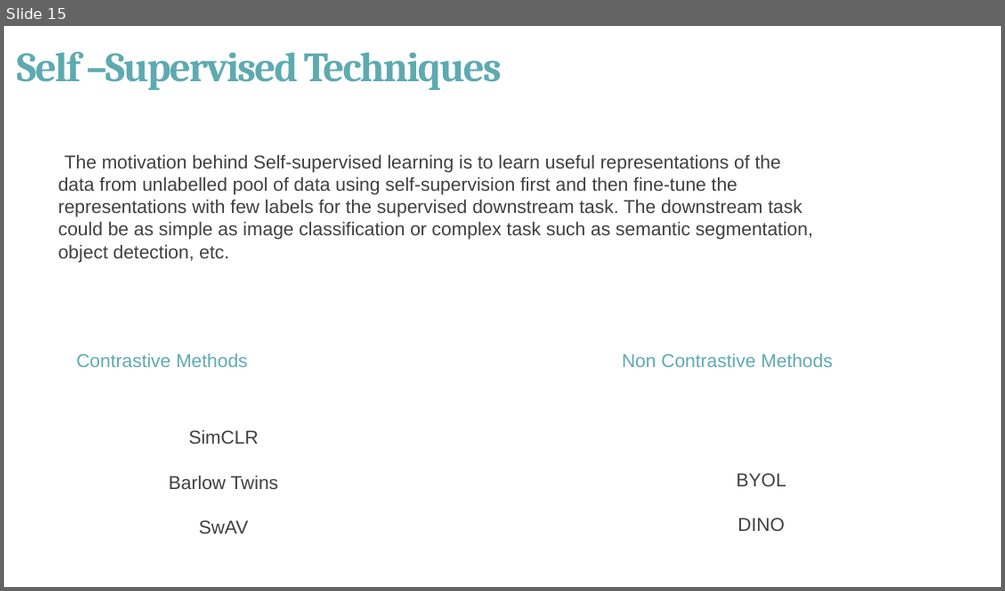
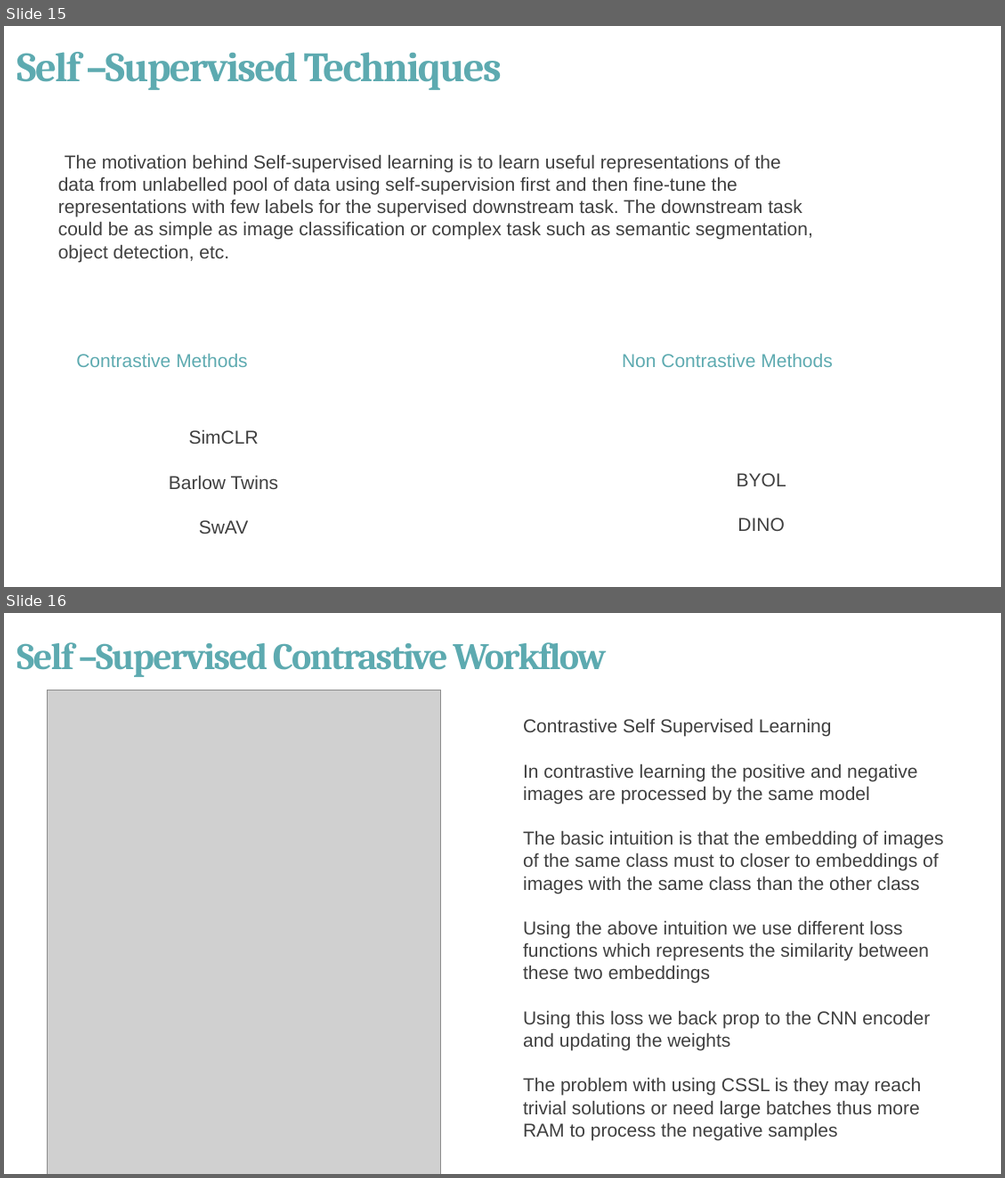
Before and after one commit to Dineswar11/dretino, a slide deck: Mini_Project_.pptx. Shown one above the other, each under a label of ours: slide 15 before the commit, slides 15 and 16 after it. The pictures are 1005x591 and 1005x1178 pixels, drawn with LibreOffice and Linux fonts; fonts in the diff are those of the drawing; grey boxes stand for pictures. Boxes give left, top, right and bottom in pixels: in the first picture for what was removed or moved away, otherwise in the second. Text is boxed around its words. In the diff, an @@ line names an element or a change of style, - is before the commit and + after.

```diff
--- a/Mini_Project_.pptx
+++ b/Mini_Project_.pptx
@@ slide 16 added at box(4, 613, 1001, 1174), background #FFFFFF @@
@@ title added at box(16, 642, 606, 677), 36 pt, text #5DAAB0, bold @@
+Self –Supervised Contrastive Workflow
@@ picture added at box(48, 690, 441, 1174) @@
@@ text added at box(523, 718, 944, 1140), 18 pt, text #3F3F3F @@
+Contrastive Self Supervised Learning
+In contrastive learning the positive and negative images are processed by the same model
+The basic intuition is that the embedding of images of the same class must to closer to embeddings of images with the same class than the other class
+Using the above intuition we use different loss functions which represents the similarity between these two embeddings
+Using this loss we back prop to the CNN encoder and updating the weights
+The problem with using CSSL is they may reach trivial solutions or need large batches thus more RAM to process the negative samples
```
Also in this commit, not shown: 2 slides changed, 1 other slide added, 1 slide removed, 16 other files.
